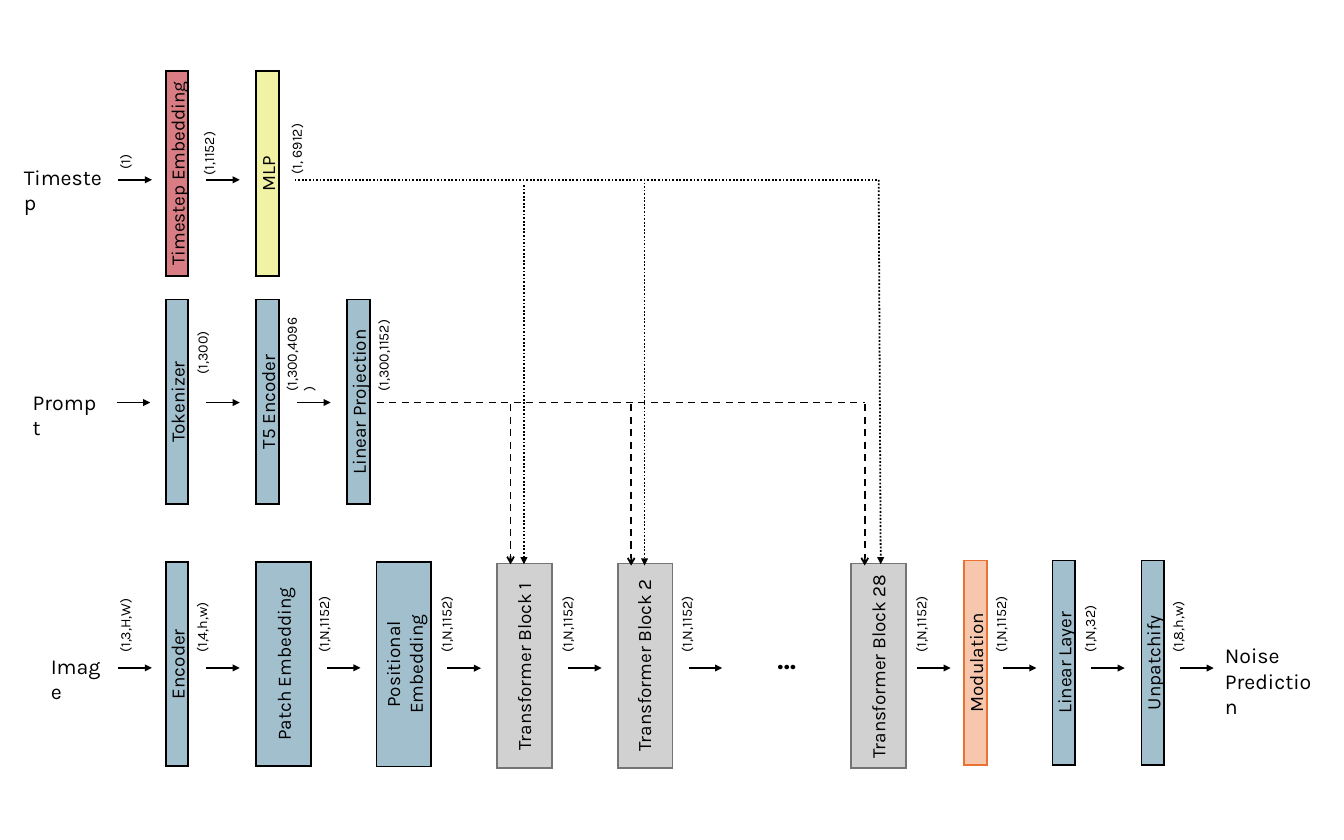
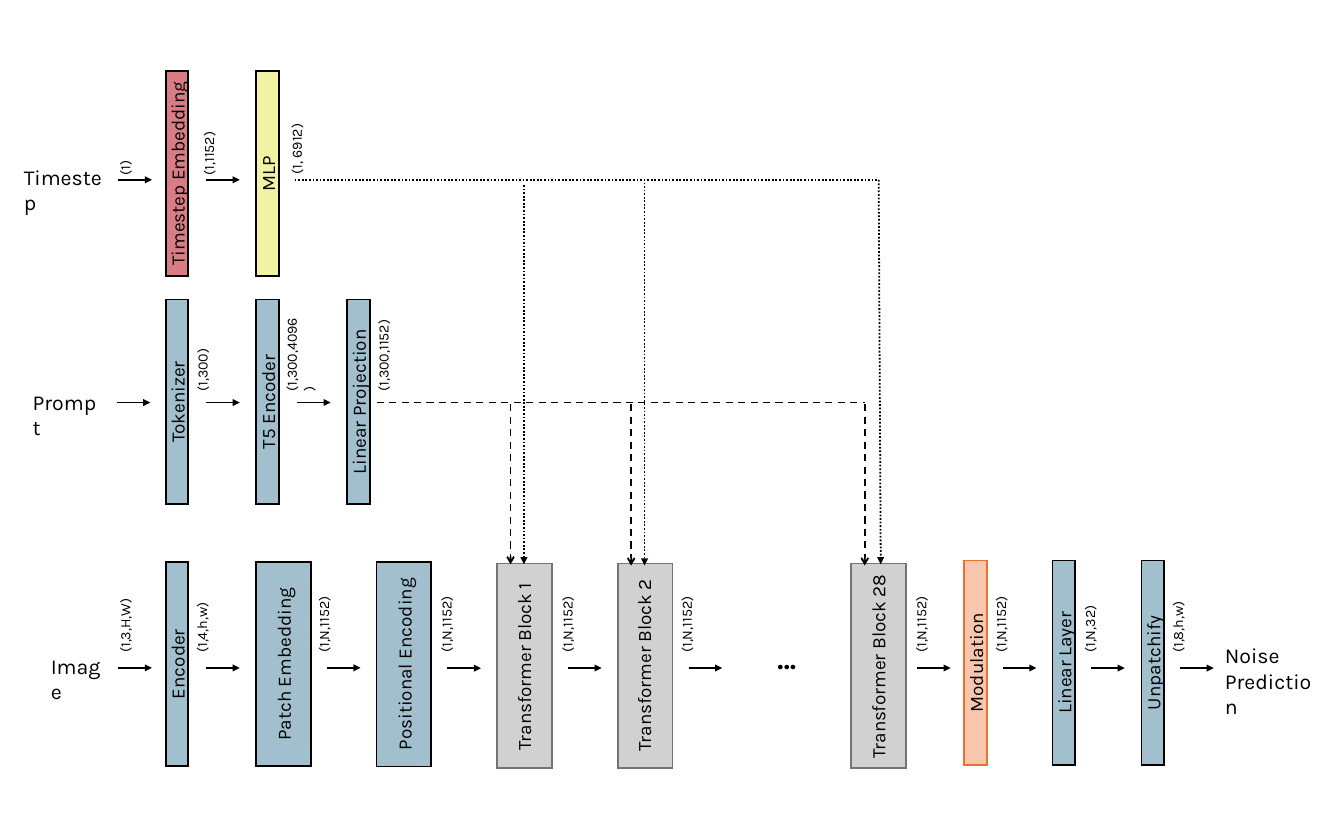
Before and after one commit to SebastianHeid/MasterArbeit, a slide deck: slide 1 of Abbildungen/Pixart Kopie 2.pptx. Drawn at 1344x840 pixels with LibreOffice and Linux fonts; fonts in the diff are those of the drawing. Boxes give left, top, right and bottom in pixels: in the first picture for what was removed or moved away, otherwise in the second. Text is boxed around its words. In the diff, an @@ line names an element or a change of style, - is before the commit and + after.

```diff
--- a/Abbildungen/Pixart Kopie 2.pptx
+++ b/Abbildungen/Pixart Kopie 2.pptx
@@ text "(1)": place and size @@
-text "(1)" at [116,156,135,168]
+text "(1)" at [116,161,135,174]
@@ text "(1,300)": place and size @@
-text "(1,300)" at [193,335,212,373]
+text "(1,300)" at [193,354,212,390]
@@ text in rectangle at [392,586,417,748]: text changed @@
-Positional Embedding
+Positional Encoding
```
Also in this commit, not shown: 40 other files.
